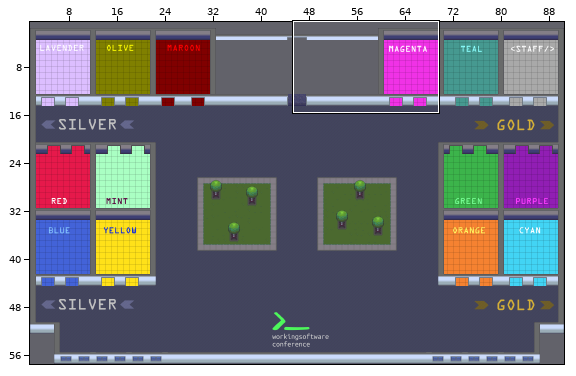
Tiled map: working-software.tmx. The first picture is a wide view before the edit; the outline marks the close-up.
Close-up. Before the edit:
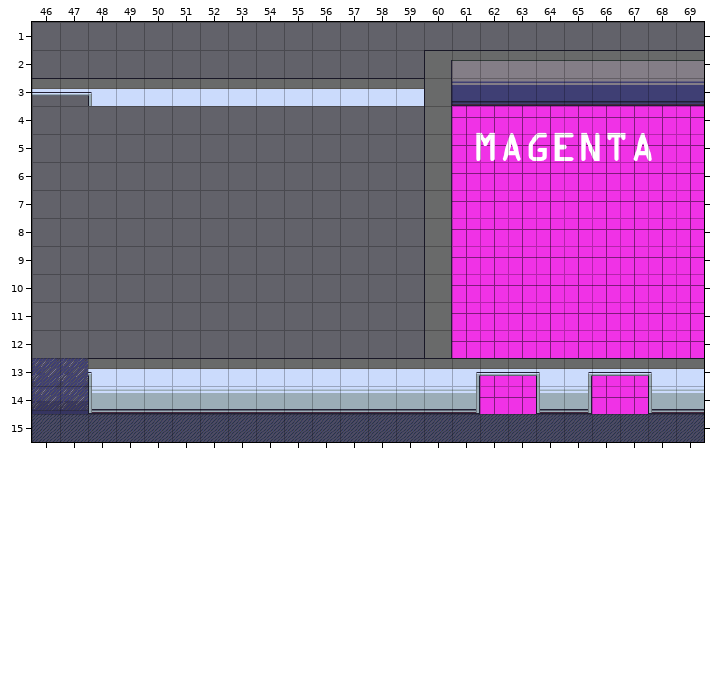
Cells are 32x32 px. Shown: x 46..69, y 1..15. The commit also changed other parts of the map, which this record leaves out.
After the commit:
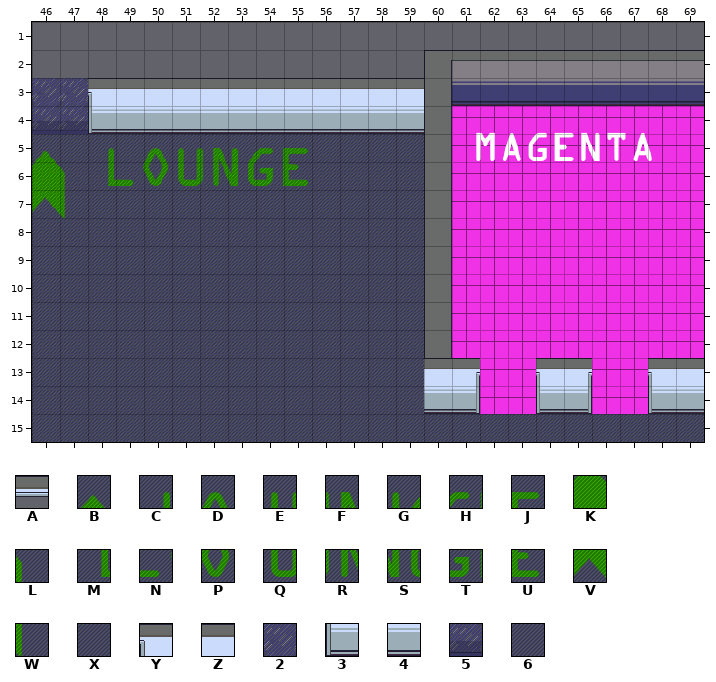
Key: from "foreground": A 1217; from "working-software_background": B 526, C 528, D 530, E 531, F 532, G 533, H 534, J 535, K 622, L 623, M 624, N 625, P 626, Q 627, R 628, S 629, T 630, U 631, V 718, W 719, X 815, Y 1241, Z 1246, 2 1280, 3 1336, 4 1341, 5 1375, 6 1428.
_ is an empty cell.
Changes in this commit:
Layer "background":
The edit adds tile 2 in row 3 at x 46 to 47.
The edit adds tile 3 in row 4 at x 48.
The edit adds tile 4 in row 4 at x 49 to 59.
The edit adds tile 5 in row 4 at x 46 to 47.
Tile 2 gives way to tile 6 in row 13 at x 46 to 47.
Tile 3 gives way to tile 6 in row 14 at x 48.
Tile 4 gives way to tile 6 in row 14 at x 49 to 59.
Tile 5 gives way to tile 6 in row 14 at x 46 to 47.
Tile Y gives way to tile 6 in row 13 at x 48.
Tile Z gives way to tile 6 in row 13 at x 49 to 59.
The edit adds tile 6 in row 5 at x 47, 49 and 56 to 59; in row 6 at x 56 to 59; in row 7 at x 48 to 59; in row 8 at x 46 and 48 to 59; in rows 9 to 12 at x 46 to 59.
The edit adds tile B in row 5 at x 46.
The edit adds tile C in row 5 at x 48.
The edit adds tile D in row 5 at x 50.
The edit adds tile E in row 5 at x 51.
The edit adds tile F in row 5 at x 52.
The edit adds tile G in row 5 at x 53.
The edit adds tile H in row 5 at x 54.
The edit adds tile J in row 5 at x 55.
The edit adds tile K in row 6 at x 46.
The edit adds tile L in row 6 at x 47.
The edit adds tile M in row 6 at x 48.
The edit adds tile N in row 6 at x 49.
The edit adds tile P in row 6 at x 50.
The edit adds tile Q in row 6 at x 51.
The edit adds tile R in row 6 at x 52.
The edit adds tile S in row 6 at x 53.
The edit adds tile T in row 6 at x 54.
The edit adds tile U in row 6 at x 55.
The edit adds tile V in row 7 at x 46.
The edit adds tile W in row 7 at x 47.
The edit adds tile X in row 8 at x 47.
Layer "foreground" (now hidden):
The author cleared tile A in row 3 at x 46 to 47; in row 13 at x 62 to 63 and 66 to 67.
